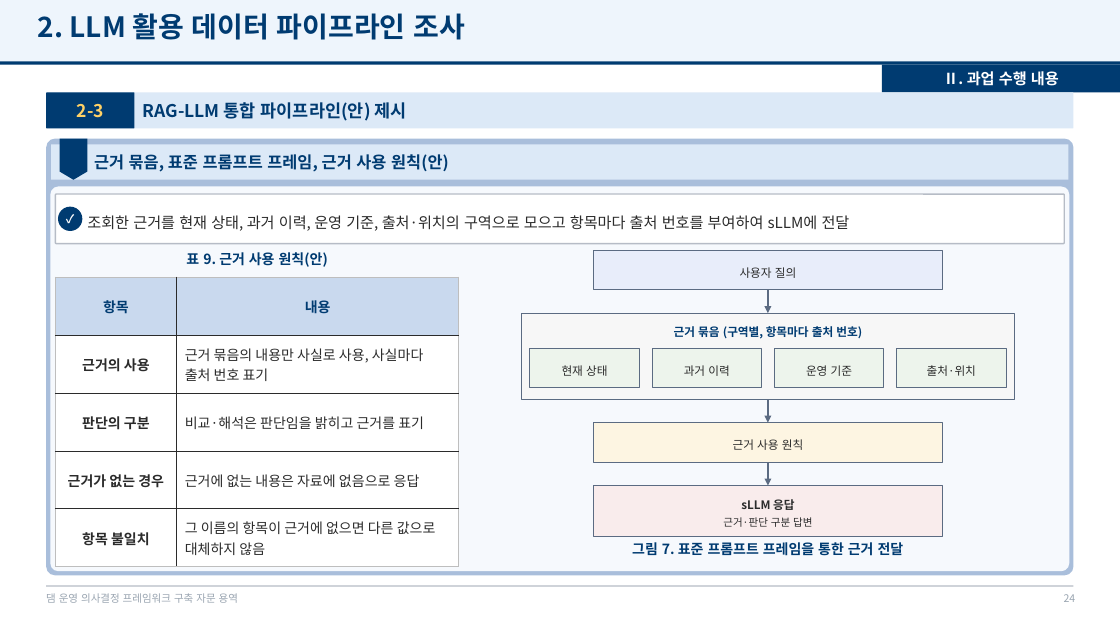
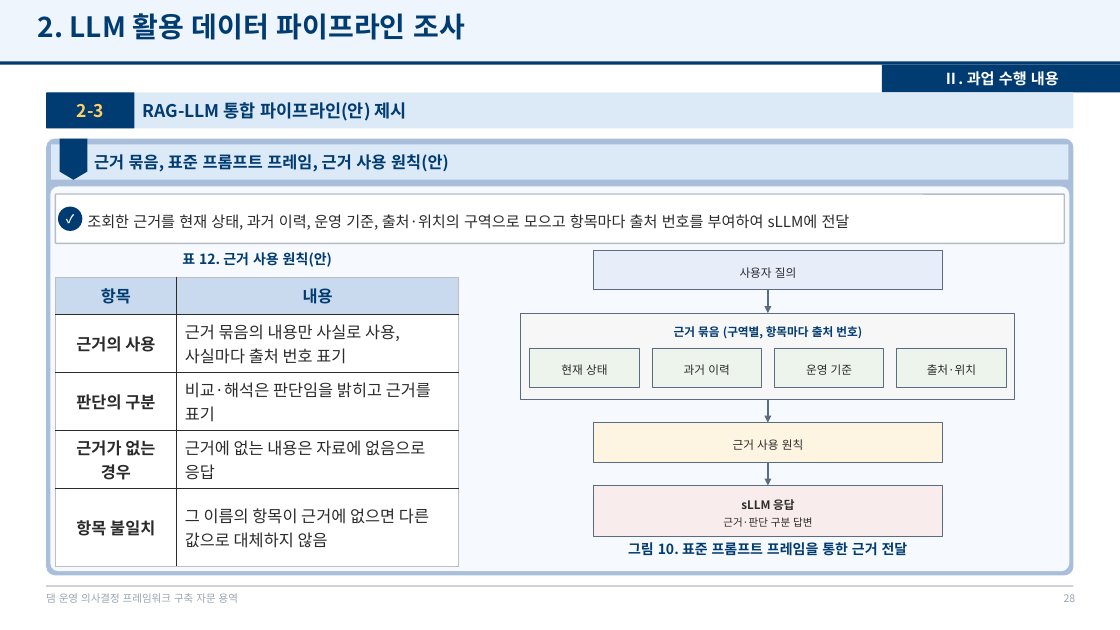
Before and after one commit to mkm1119/KGRAG-LLM, a slide deck: slide 28 of project_khnp/2026.12.09_최종보고회_발표자료_초안.pptx (slide 24 before the commit). Drawn at 1120x630 pixels with LibreOffice and Linux fonts; fonts in the diff are those of the drawing; background and template pictures are left out. Boxes give left, top, right and bottom in pixels: in the first picture for what was removed or moved away, otherwise in the second. Text is boxed around its words. In the diff, an @@ line names an element or a change of style, - is before the commit and + after.

```diff
--- a/project_khnp/2026.12.09_최종보고회_발표자료_초안.pptx
+++ b/project_khnp/2026.12.09_최종보고회_발표자료_초안.pptx
@@ text at (x1=182, y1=252, x2=332, y2=267): text changed @@
-표 9. 근거 사용 원칙(안)
+표 12. 근거 사용 원칙(안)
@@ table at (x1=55, y1=277, x2=459, y2=567) @@
@@ size 12 to 14 pt @@
@@ text at (x1=628, y1=542, x2=908, y2=556): text changed @@
-그림 7. 표준 프롬프트 프레임을 통한 근거 전달
+그림 10. 표준 프롬프트 프레임을 통한 근거 전달
@@ page number at (x1=1064, y1=594, x2=1076, y2=602): text changed @@
-24
+28
```
Also in this commit, not shown: 17 other slides changed, 4 slides added, 2 other files.
